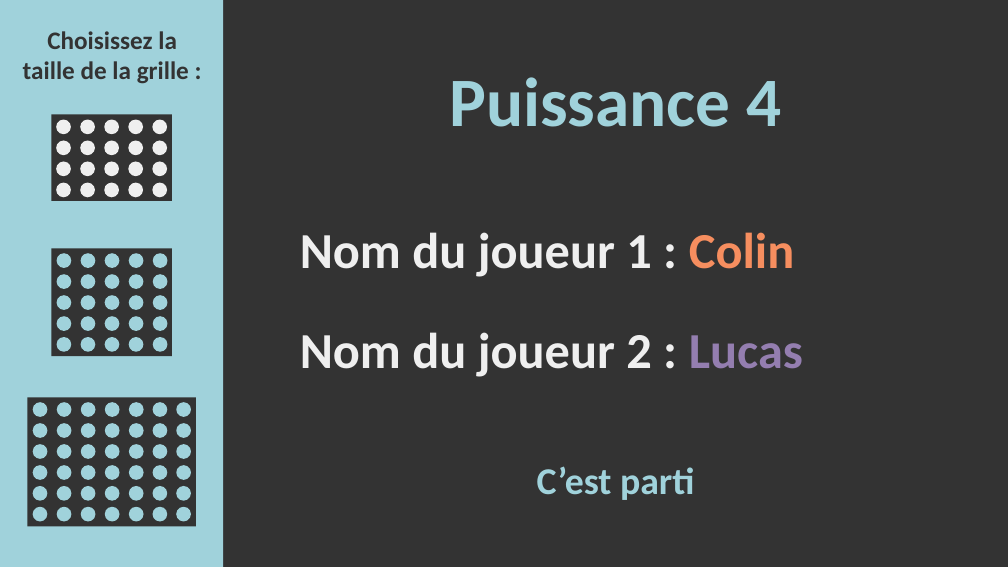
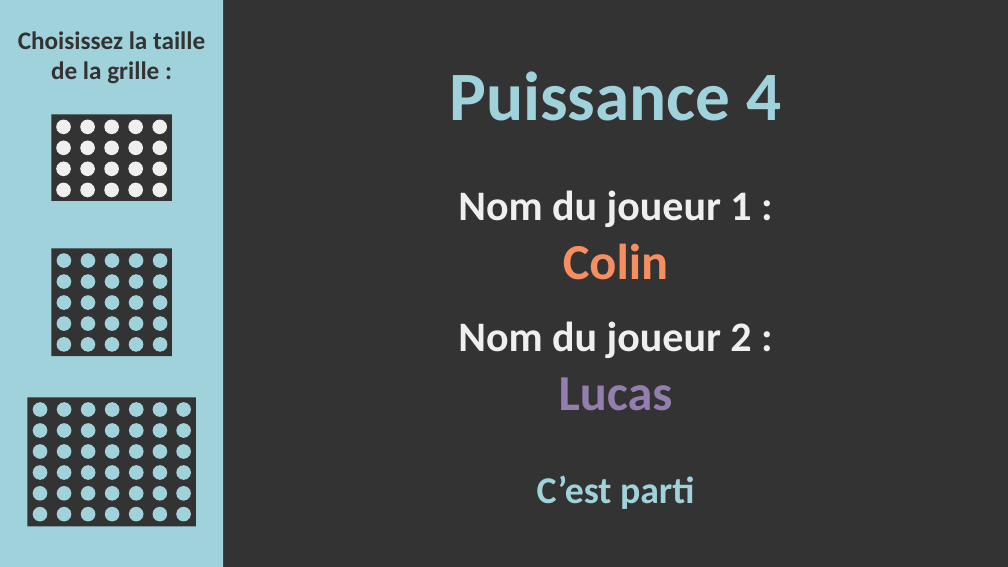
Before and after one commit to ColinCaz/Puissance4, a slide deck: slide 2 of Idée charte graphique.pptx. Drawn at 1008x567 pixels with LibreOffice and Linux fonts; fonts in the diff are those of the drawing. Boxes give left, top, right and bottom in pixels: in the first picture for what was removed or moved away, otherwise in the second. Text is boxed around its words. In the diff, an @@ line names an element or a change of style, - is before the commit and + after.

```diff
--- a/Idée charte graphique.pptx
+++ b/Idée charte graphique.pptx
@@ text "Choisissez la taille de la ..." rewrapped from [23, 31, 189, 84] to [18, 31, 205, 84] @@
@@ text "Puissance 4": place and size @@
-text "Puissance 4" at [449, 77, 781, 127]
+text "Puissance 4" at [449, 71, 781, 121]
@@ text at [458, 190, 751, 280]: text changed; size 48 to 40 pt @@
-Nom du joueur 1 : Colin
+Nom du joueur 1 :
+Colin
@@ text at [458, 321, 751, 411]: text changed; size 48 to 40 pt @@
-Nom du joueur 2 : Lucas
+Nom du joueur 2 :
+Lucas
@@ text "C’est parti": place and size @@
-text "C’est parti" at [537, 466, 694, 500]
+text "C’est parti" at [537, 475, 694, 509]
```
Also in this commit, not shown: 4 other slides changed, 4 other files.
